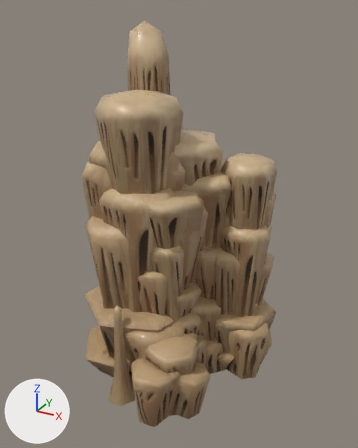
Renders of the glTF model assets/graphics/gltf/cave_props.gltf from each side of a commit.
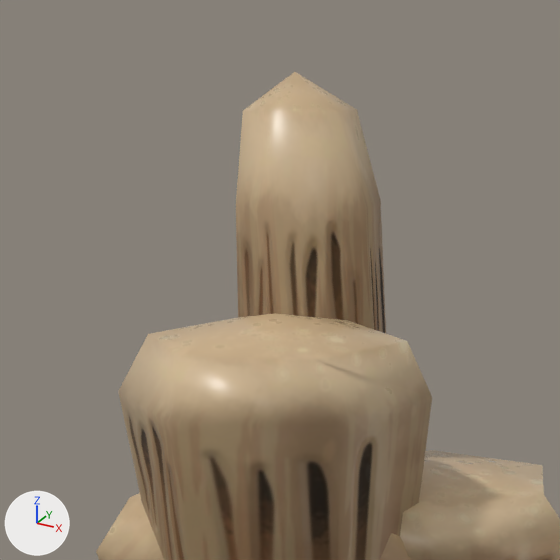
The first picture shows the older version from a 50 mm lens placed at (5.54, -9.61, 8.89), pointed at (0.35, -0.18, 4.18). The close-ups show both versions on the part from 17% to 61% of the width and 0% to 36% of the height of that picture; other places that the commit changed are outside them. Arrows for +X, +Y and +Z are at lower left; the lights stay in place. Vertices at the same position are counted once.

The scene before the commit, as lines of its bpy script (objects in view):
```python
me_stalagmites_l_01 = bpy.data.meshes.new('stalagmites_L_01')
me_stalagmites_l_01.from_pydata(...)  # 305 vertices, 585 faces; spans x -2.12..2.31, y -2.01..1.53, z 0.0..7.3
# faces by material slot: [174, 411]
me_stalagmites_l_01.materials.append(mat_stalagmite_01)
me_stalagmites_l_01.materials.append(mat_stalagmite_l_01)
me_stalagmites_l_02 = bpy.data.meshes.new('stalagmites_L_02')
me_stalagmites_l_02.from_pydata(...)  # 300 vertices, 567 faces; spans x -1.67..1.87, y -2.15..1.68, z 0.0..6.25
# faces by material slot: [156, 411]
me_stalagmites_l_02.materials.append(mat_stalagmite_01)
me_stalagmites_l_02.materials.append(mat_stalagmite_l_01)
me_stalagmites_l_04 = bpy.data.meshes.new('stalagmites_L_04')
me_stalagmites_l_04.from_pydata(...)  # 497 vertices, 942 faces; spans x -2.5..2.6, y -2.63..2.04, z 0.0..8.6
# faces by material slot: [120, 822]
me_stalagmites_l_04.materials.append(mat_stalagmite_01)
me_stalagmites_l_04.materials.append(mat_stalagmite_l_01)
ob_stalagmites_l_01 = bpy.data.objects.new('stalagmites_L_01', me_stalagmites_l_01)
ob_stalagmites_l_01.location = (0.0, 0.0, 0.0)
ob_stalagmites_l_02 = bpy.data.objects.new('stalagmites_L_02', me_stalagmites_l_02)
ob_stalagmites_l_02.location = (0.0, 0.0, 0.0)
ob_stalagmites_l_04 = bpy.data.objects.new('stalagmites_L_04', me_stalagmites_l_04)
ob_stalagmites_l_04.location = (0.0, 0.0, 0.0)
```
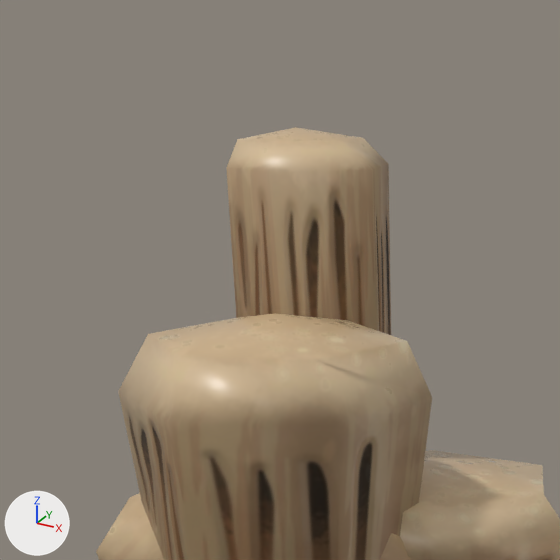
What the commit changed:
me_stalagmites_l_04 has 497 vertices, 942 faces and spans x -2.5..2.6, y -2.63..2.04, z 0.0..8.6.
me_stalagmites_l_04 is used by ob_stalagmites_l_04; location (0.0, 0.0, 0.0).
me_stalagmites_l_04 part 1: all 13 vertices in x -1.22..-0.27, y -0.1..0.84, z 7.82..8.6 are scaled about their middle by (1.11, 1.11, 0.292), then moved by (0.0, 0.0, -0.05).

Location of each change, [x1, y1, x2, y2] in pixels of the close-ups (560 x 560 px):
'stalagmites_L_04', reshaped: before [236, 72, 386, 333]; after [227, 127, 391, 335]
